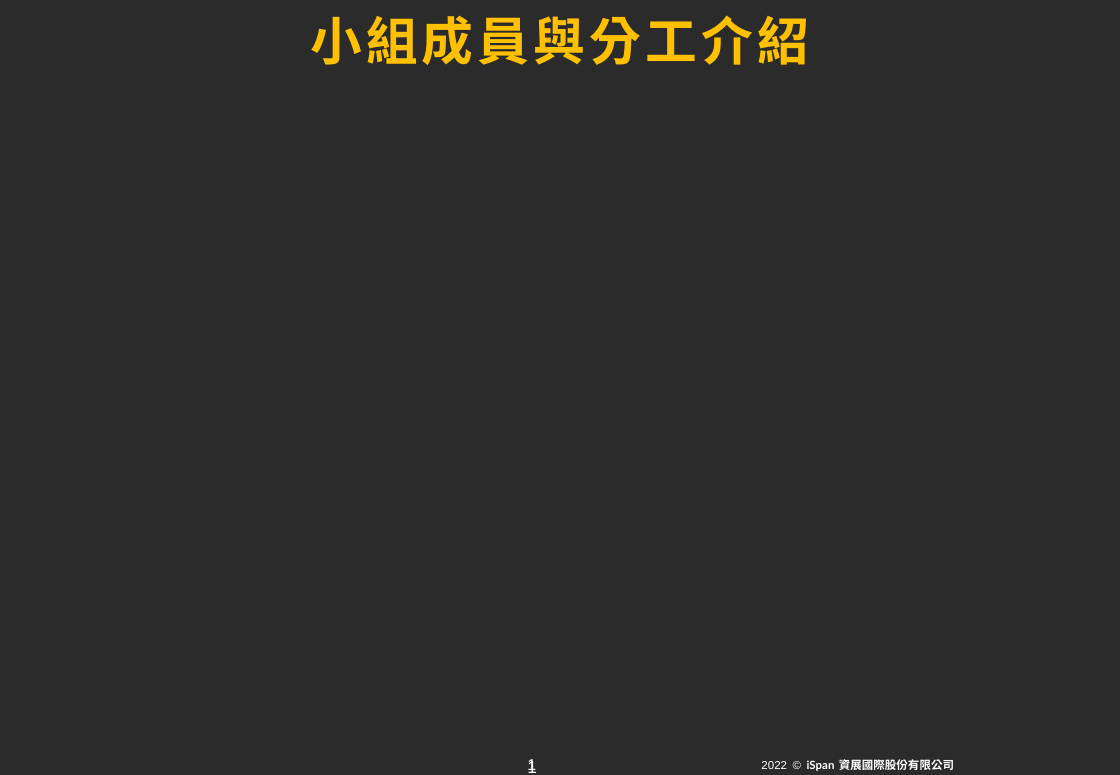
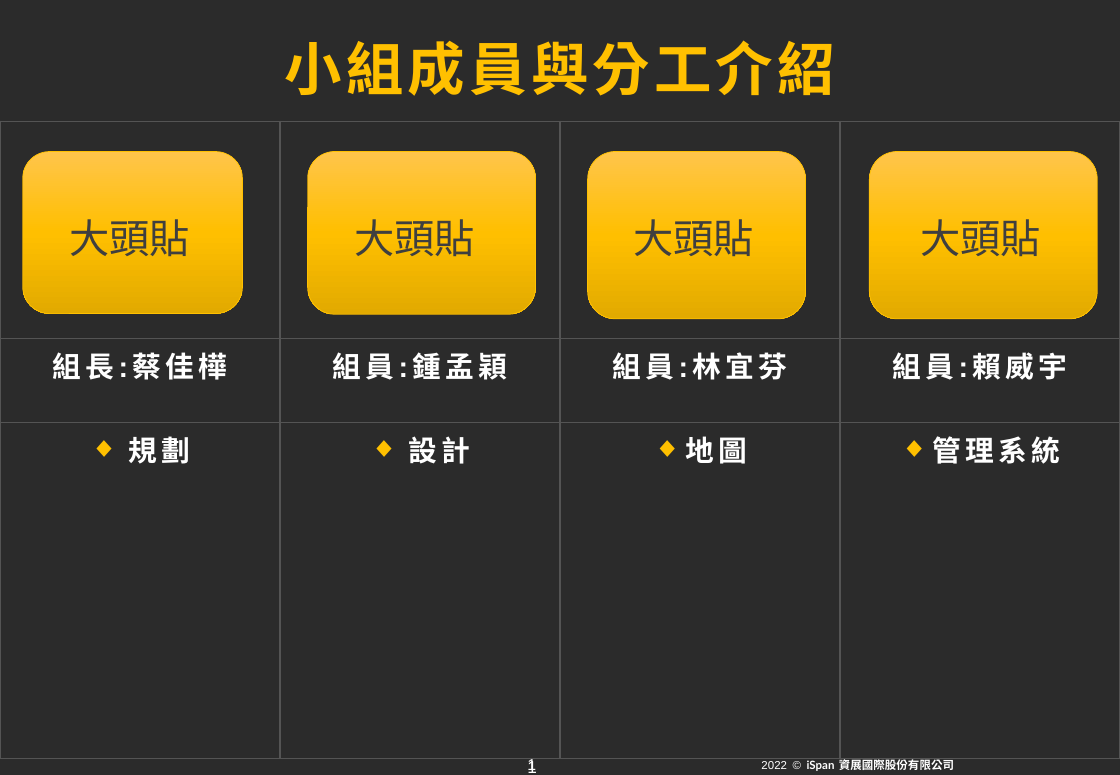
Before and after one commit to becauseyu/start_fitness, a slide deck: slide 2 of 期末報告企畫書與ppt/第三組動吃動吃.pptx. Drawn at 1120x775 pixels with LibreOffice and Linux fonts; fonts in the diff are those of the drawing; background and template pictures are left out; a plain dark background stands for a picture behind light text. Boxes give left, top, right and bottom in pixels: in the first picture for what was removed or moved away, otherwise in the second. Text is boxed around its words. In the diff, an @@ line names an element or a change of style, - is before the commit and + after.

```diff
--- a/期末報告企畫書與ppt/第三組動吃動吃.pptx
+++ b/期末報告企畫書與ppt/第三組動吃動吃.pptx
@@ title "小組成員與分工介紹": place and size @@
-title "小組成員與分工介紹" at <box>310,15,809,65</box>
+title "小組成員與分工介紹" at <box>285,40,835,96</box>
@@ title "小組成員與分工介紹" at <box>285,40,835,96</box>: size 36 to 40 pt @@
@@ table added at <box>0,121,1120,754</box>, 3 rows, 4 columns @@
+ |  |  | 
+組長:蔡佳樺 | 組員:鍾孟穎 | 組員:林宜芬 | 組員:賴威宇
+規劃 | 設計 | 地圖 | 管理系統
@@ rounded rectangle added at <box>23,152,243,314</box>, fill gradient #FFC64B to #FFC000 to #E3AB00, outline #FFC000 0.5 pt @@
@@ rounded rectangle added at <box>308,152,536,315</box>, fill gradient #FFC64B to #FFC000 to #E3AB00, outline #FFC000 0.5 pt @@
@@ rounded rectangle added at <box>587,152,806,320</box>, fill gradient #FFC64B to #FFC000 to #E3AB00, outline #FFC000 0.5 pt @@
@@ rounded rectangle added at <box>870,152,1097,320</box>, fill gradient #FFC64B to #FFC000 to #E3AB00, outline #FFC000 0.5 pt @@
@@ text added at <box>69,219,189,257</box>, 28 pt, text #3F3F3F @@
+大頭貼
@@ text added at <box>354,219,474,257</box>, 28 pt, text #3F3F3F @@
+大頭貼
@@ text added at <box>633,219,753,257</box>, 28 pt, text #3F3F3F @@
+大頭貼
@@ text added at <box>920,219,1040,257</box>, 28 pt, text #3F3F3F @@
+大頭貼
```
Also in this commit, not shown: 3 other slides changed, 1 slide added, 5 other files.
